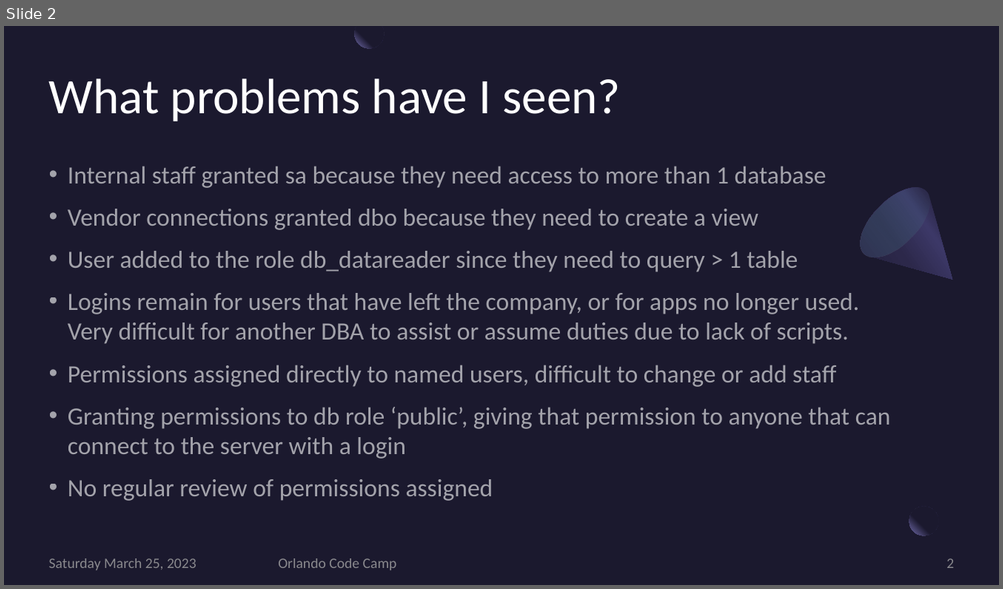
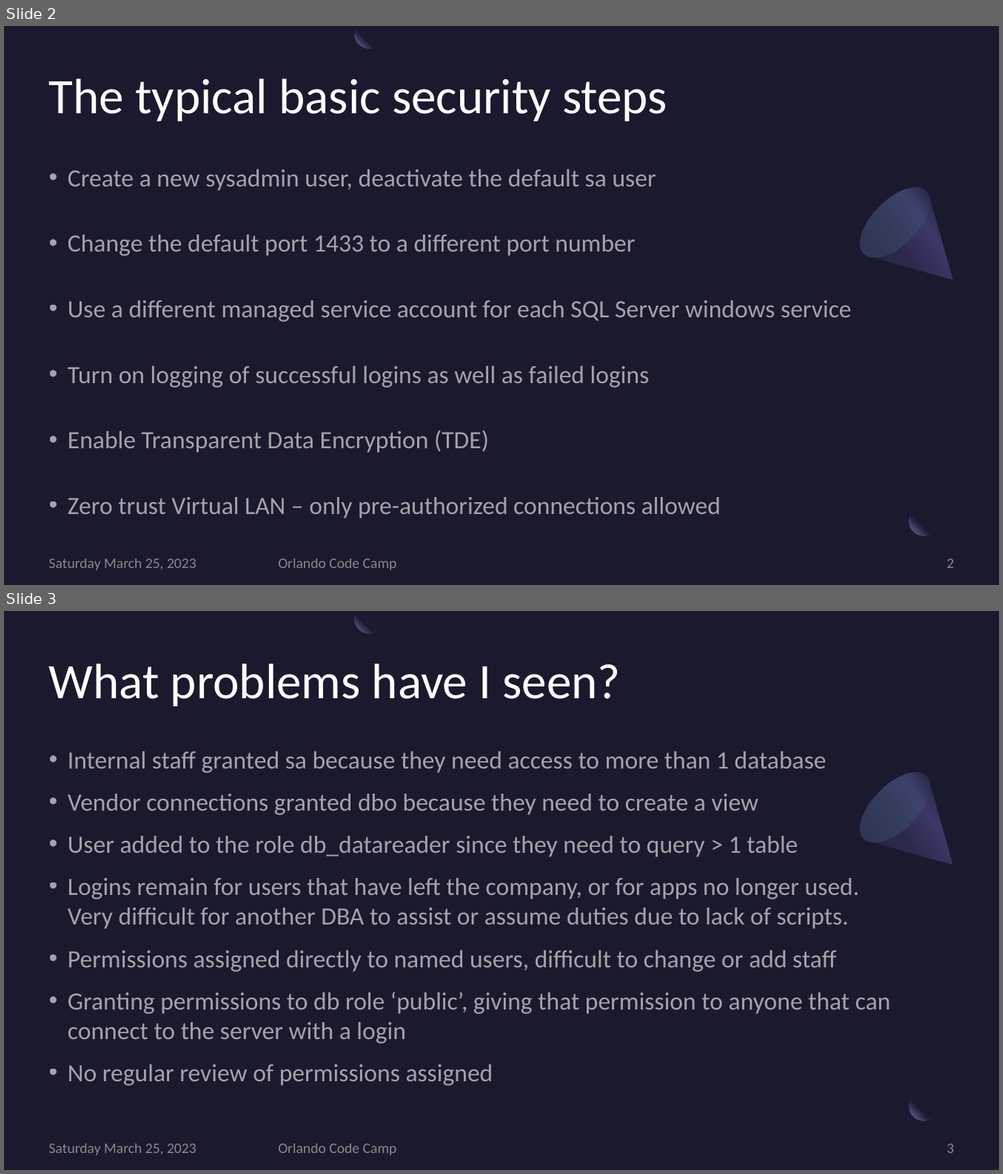
Before and after one commit to JoeKunk/SQL-Server-Security, a slide deck: 2023-03-Orlando/2023-03 SQL Server Security Orlando Version.pptx. Shown one above the other, each under a label of ours: slide 2 before the commit, slides 2 and 3 after it. The pictures are 1003x589 and 1003x1174 pixels, drawn with LibreOffice and Linux fonts; fonts in the diff are those of the drawing. Boxes give left, top, right and bottom in pixels: in the first picture for what was removed or moved away, otherwise in the second. Text is boxed around its words. In the diff, an @@ line names an element or a change of style, - is before the commit and + after.

Commit message:
Ready for Orlando Code Camp 2023
Final updates

```diff
--- a/2023-03-Orlando/2023-03 SQL Server Security Orlando Version.pptx
+++ b/2023-03-Orlando/2023-03 SQL Server Security Orlando Version.pptx
@@ slide 2 added at [4, 26, 999, 585], background #1B192E; not listed: 2 template elements that a slide beside it also shows @@
@@ freeform shape added at [355, 26, 384, 48], fill gradient #1B192E to #7771B2 @@
@@ title added at [49, 79, 667, 121], 48 pt, text #FFFFFF @@
+The typical basic security steps
@@ text added at [68, 169, 851, 519], 24 pt, text #FFFFFF at 60% opacity @@
+• Create a new sysadmin user, deactivate the default sa user
+• Change the default port 1433 to a different port number
+• Use a different managed service account for each SQL Server windows service
+• Turn on logging of successful logins as well as failed logins
+• Enable Transparent Data Encryption (TDE)
+• Zero trust Virtual LAN – only pre-authorized connections allowed
@@ freeform shape added at [848, 175, 983, 311], fill gradient #2C284A to #3C3867 to #1B192E @@
@@ ellipse added at [848, 175, 942, 269], fill gradient #454075 to #5BEFC1 @@
@@ text added at [49, 559, 196, 571], 14 pt, text #A6A6A6 at 80% opacity @@
+Saturday March 25, 2023
@@ text added at [278, 559, 397, 571], 14 pt, text #A6A6A6 at 80% opacity @@
+Orlando Code Camp
@@ page number added at [946, 559, 953, 568], 14 pt, text #A6A6A6 at 80% opacity @@
+2
@@ what was slide 2 is now slide 3 @@
@@ page number at [946, 1144, 953, 1153]: text changed @@
-2
+3
```
Also in this commit, not shown: 1 other slide added, 21 other files.
